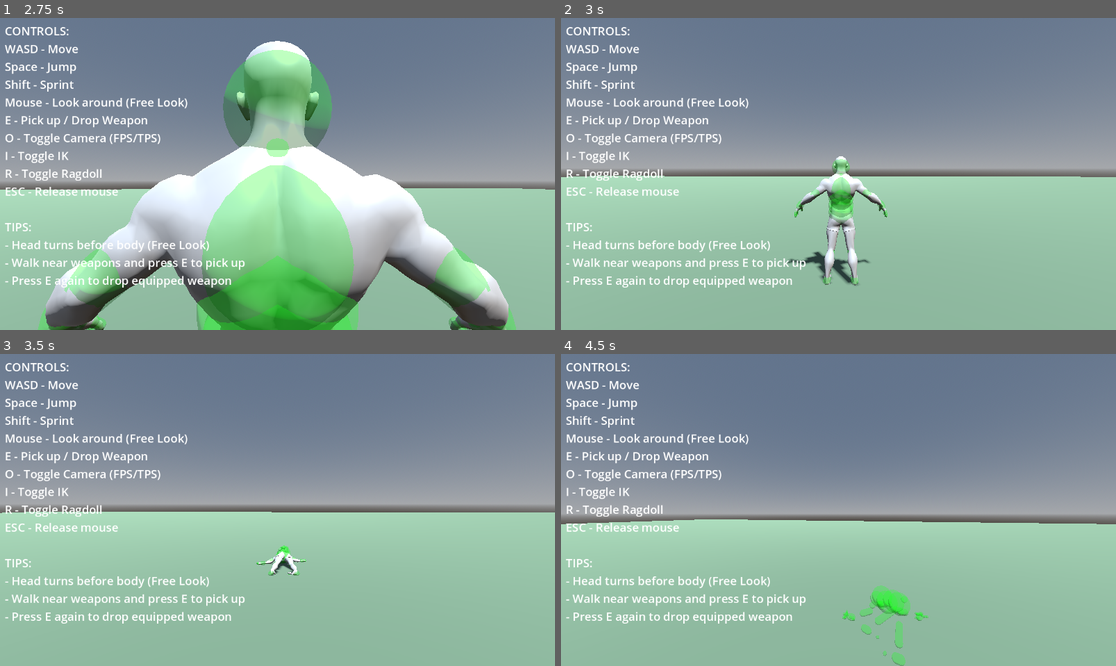
Above: before the commit, frames 1-4 (two rows, left to right).
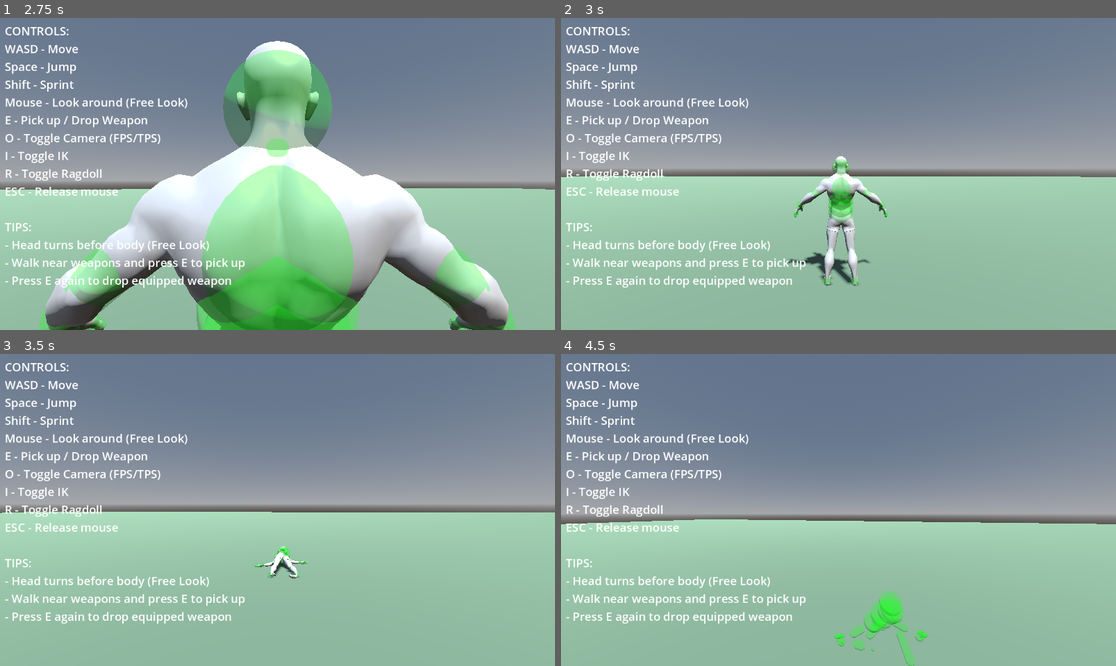
Above: after the commit, the same moments.

Repository: lmf-git/fpsikanimragdoll
Game: Godot game, scene res://world.tscn
Two runs of this game, one before a commit and one after it. Both use one fixed random seed, a clock stepped at 60 frames per second and the inputs below.
Inputs (mouse positions are in pixels of both pictures, inside the frame that each line leads up to):
- Up to frame 1 (2.75 s): tap Enter (ui_accept) at 0.5 s; move the mouse to (305, 174) at 0.52 s; hold Shift (sprint) 0.53-1.28 s; hold W (move_forward) from 0.53 s (still down); tap Space (jump) at 0.77, 1.52 s; move the mouse to (249, 174) at 1.27 s; tap O (toggle_camera) at 1.35 s; move the mouse to (288, 167) at 2.02 s; hold I (toggle_ik) from 2.03 s (still down)
- Up to frame 2 (3 s): keep holding W (move_forward); move the mouse to (832, 180) at 2.77 s; release I (toggle_ik) at 2.78 s; tap R (toggle_ragdoll) at 2.85 s
- Up to frame 3 (3.5 s): keep holding W (move_forward); tap Space (jump) at 3.02 s
- Up to frame 4 (4.5 s): keep holding W (move_forward); move the mouse to (877, 513) at 3.52 s; hold Shift (sprint) 3.53-4.28 s; tap Space (jump) at 3.77 s; move the mouse to (794, 506) at 4.27 s; tap O (toggle_camera) at 4.35 s

Frame 1 is identical in both runs. In frame 2, 0.1% of the frame differs, in the area x 41-59%, y 44-86%; in frame 3, 0.3%; in frame 4, 1.5%, in the area x 49-67%, y 74-100%.

Commit message:
Lock head, neck, torso, and pelvis completely in ragdoll
Reduced all upper body rotation to absolute minimum:
- Hips/pelvis: 0.01° (completely locked)
- Spine/torso: 0.01° (completely locked)
- Neck: 0.01° (completely locked)
- Head: 0.01° (completely locked)
- Shoulders: 0.01° (completely locked)

All upper body damping/bias: 0.99999 (near-perfect rigidity)

Increased physics damping:
- Softness: 0.001 (was 0.01)
- Relaxation: 0.999 (was 0.99)
- Linear damping: 0.8 (was 0.5)
- Angular damping: 0.99 (was 0.9)

Upper body now behaves as completely rigid unit.

Diff:
--- a/character_controller.gd
+++ b/character_controller.gd
@@ -286,35 +286,35 @@
 
 		# Ultra-specific constraints - EXTREMELY tight, near-rigid!
 		if bone_suffix in ["Hips"]:
-			# Hips - completely locked (root)
-			swing_limit = deg_to_rad(0.1)
-			twist_limit = deg_to_rad(0.1)
-			damping = 0.9999
-			bias = 0.9999
+			# Hips/pelvis - COMPLETELY LOCKED (no rotation at all)
+			swing_limit = deg_to_rad(0.01)
+			twist_limit = deg_to_rad(0.01)
+			damping = 0.99999
+			bias = 0.99999
 		elif bone_suffix in ["Spine", "Chest", "Upper_Chest"]:
-			# Spine/torso - completely locked
-			swing_limit = deg_to_rad(0.2)
-			twist_limit = deg_to_rad(0.1)
-			damping = 0.9995
-			bias = 0.9995
+			# Spine/torso - COMPLETELY LOCKED (no rotation at all)
+			swing_limit = deg_to_rad(0.01)
+			twist_limit = deg_to_rad(0.01)
+			damping = 0.99999
+			bias = 0.99999
 		elif bone_suffix in ["Neck"]:
-			# Neck - extremely restricted rotation
-			swing_limit = deg_to_rad(1)
-			twist_limit = deg_to_rad(0.5)
-			damping = 0.995
-			bias = 0.995
+			# Neck - COMPLETELY LOCKED (no rotation at all)
+			swing_limit = deg_to_rad(0.01)
+			twist_limit = deg_to_rad(0.01)
+			damping = 0.99999
+			bias = 0.99999
 		elif bone_suffix in ["Head"]:
-			# Head - extremely minimal rotation
-			swing_limit = deg_to_rad(0.5)
-			twist_limit = deg_to_rad(0.2)
-			damping = 0.995
-			bias = 0.995
+			# Head - COMPLETELY LOCKED (no rotation at all)
+			swing_limit = deg_to_rad(0.01)
+			twist_limit = deg_to_rad(0.01)
+			damping = 0.99999
+			bias = 0.99999
 		elif "Shoulder" in bone_suffix:
-			# Shoulders - completely locked
-			swing_limit = deg_to_rad(0.5)
-			twist_limit = deg_to_rad(0.2)
-			damping = 0.998
-			bias = 0.998
+			# Shoulders - COMPLETELY LOCKED (no rotation at all)
+			swing_limit = deg_to_rad(0.01)
+			twist_limit = deg_to_rad(0.01)
+			damping = 0.99999
+			bias = 0.99999
 		elif bone_suffix in ["Upper_Leg", "L_Upper_Leg", "R_Upper_Leg"]:
 			# Upper legs - very restricted hip
 			swing_limit = deg_to_rad(3)
@@ -379,15 +379,15 @@
 		# EXTREMELY stiff joints - nearly rigid skeleton
 		physical_bone.set("joint_constraints/bias", bias)
 		physical_bone.set("joint_constraints/damping", damping)
-		physical_bone.set("joint_constraints/softness", 0.01)  # Extremely rigid, not springy
-		physical_bone.set("joint_constraints/relaxation", 0.99)  # Very high stability
+		physical_bone.set("joint_constraints/softness", 0.001)  # Extremely rigid, not springy
+		physical_bone.set("joint_constraints/relaxation", 0.999)  # Very high stability
 
 		# Physics properties - add damping to resist all motion
 		physical_bone.mass = 1.0
 		physical_bone.friction = 1.0  # Maximum friction
 		physical_bone.bounce = 0.0
-		physical_bone.linear_damp = 0.5  # Resist linear movement
-		physical_bone.angular_damp = 0.9  # Heavy resistance to rotation
+		physical_bone.linear_damp = 0.8  # Strong resistance to linear movement
+		physical_bone.angular_damp = 0.99  # Extremely heavy resistance to rotation
 
 		# CRITICAL: Set collision layers and masks for proper physics
 		physical_bone.collision_layer = 2  # Layer 2 for ragdoll parts
